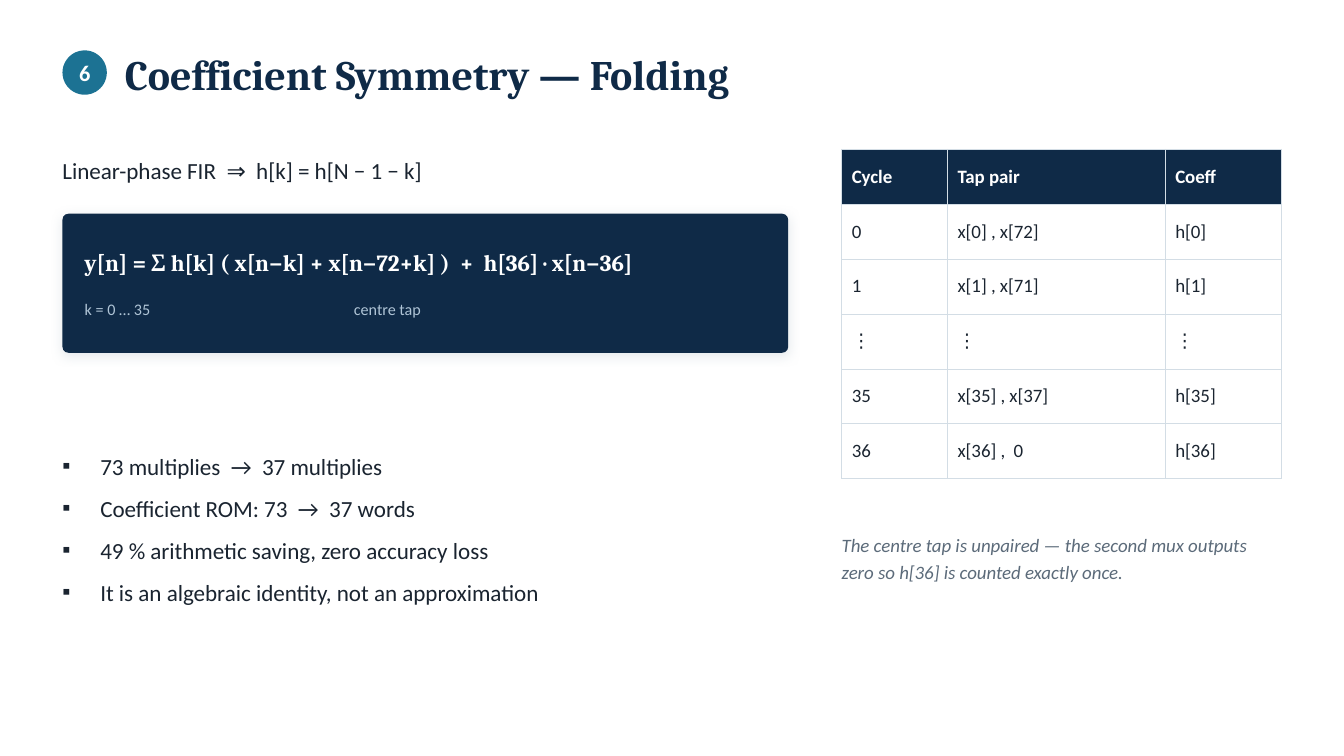
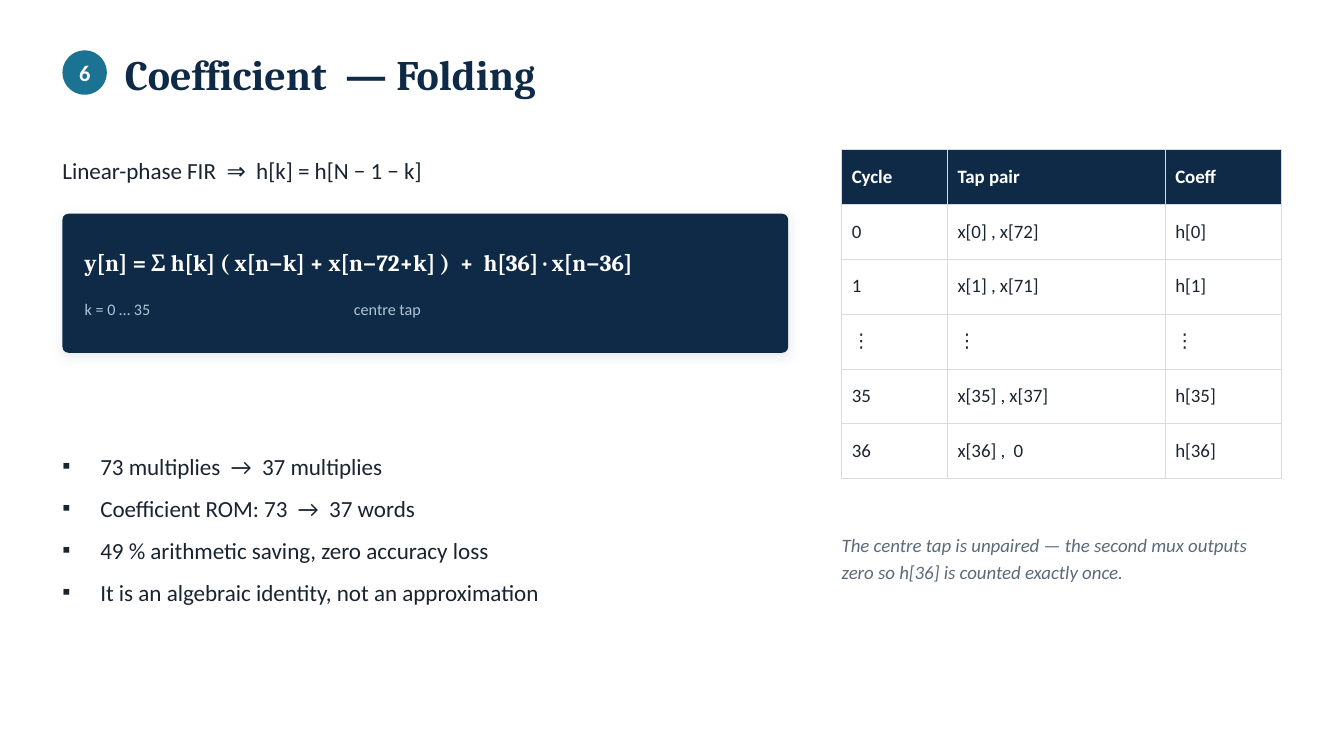
Before and after one commit to Abdur-Rehman-Safdar/FIR-FILTER-73-TAPS-, a slide deck: slide 8 of Presentation Slides/FIR_Presentation_Group3.pptx. Drawn at 1344x756 pixels with LibreOffice and Linux fonts; fonts in the diff are those of the drawing. Boxes give left, top, right and bottom in pixels: in the first picture for what was removed or moved away, otherwise in the second. Text is boxed around its words. In the diff, an @@ line names an element or a change of style, - is before the commit and + after.

```diff
--- a/Presentation Slides/FIR_Presentation_Group3.pptx
+++ b/Presentation Slides/FIR_Presentation_Group3.pptx
@@ text at (x1=125, y1=60, x2=535, y2=100): text changed @@
-Coefficient Symmetry — Folding
+Coefficient — Folding
```
Also in this commit, not shown: 4 other slides changed, 2 other files.
